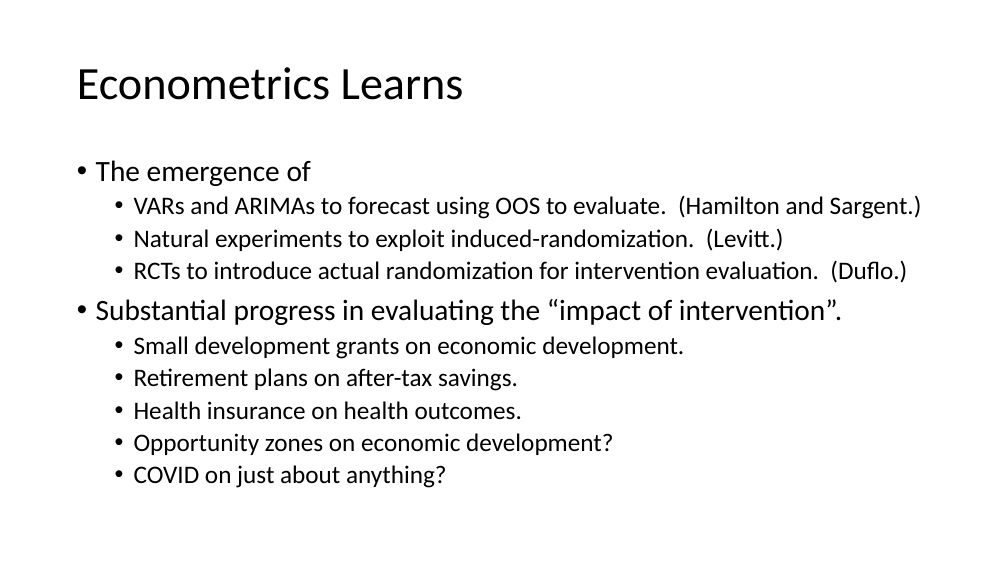
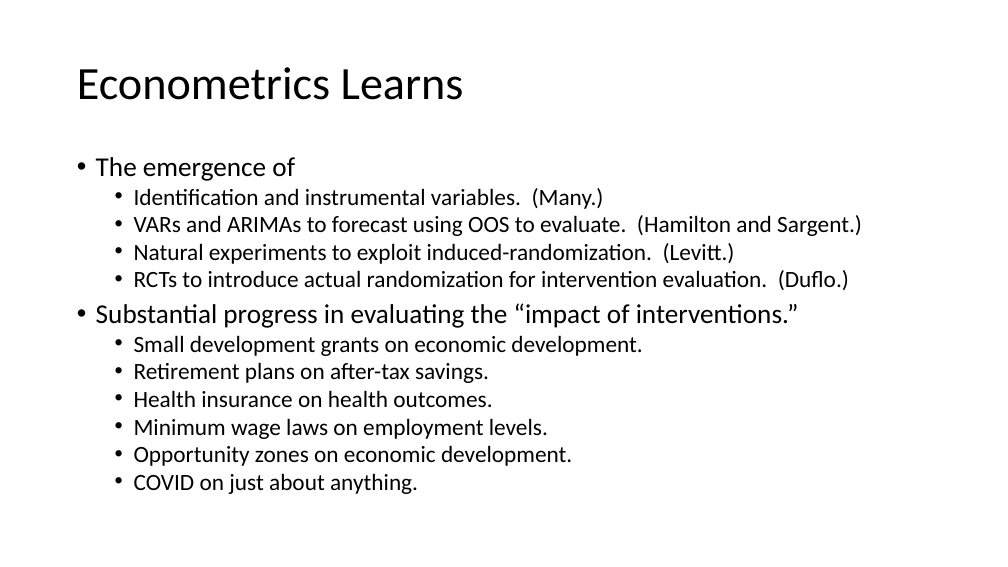
Before and after one commit to thsavage/Public-Presentations, a slide deck: slide 9 of It Ain't AI.pptx. Drawn at 1008x567 pixels with LibreOffice and Linux fonts; fonts in the diff are those of the drawing. Boxes give left, top, right and bottom in pixels: in the first picture for what was removed or moved away, otherwise in the second. Text is boxed around its words. In the diff, an @@ line names an element or a change of style, - is before the commit and + after.

```diff
--- a/It Ain't AI.pptx
+++ b/It Ain't AI.pptx
@@ text at box(96, 157, 862, 407): size 28 to 25.9 pt in "The emergence of"; size 24 to 22.2 pt in "VARs and ARIMAs to forecast using OOS ...", "Natural experiments to exploit induced-randomization. (Levit ...", "RCTs to introduce actual randomization for intervention ...", "Small development grants on economic development." and 2 more places; line spacing 0.9 to 0.8 @@
@@ text at box(134, 188, 604, 209): paragraph added @@
+  • Identification and instrumental variables. (Many.)
@@ text at box(96, 303, 799, 328): text changed; size 28 to 25.9 pt @@
-• Substantial progress in evaluating the “impact of intervention”.
+• Substantial progress in evaluating the “impact of interventions.”
@@ text at box(134, 418, 572, 494): text changed; size 24 to 22.2 pt @@
-  • Opportunity zones on economic development?
-  • COVID on just about anything?
+  • Minimum wage laws on employment levels.
+  • Opportunity zones on economic development.
+  • COVID on just about anything.
```
Also in this commit, not shown: 10 other slides changed.
